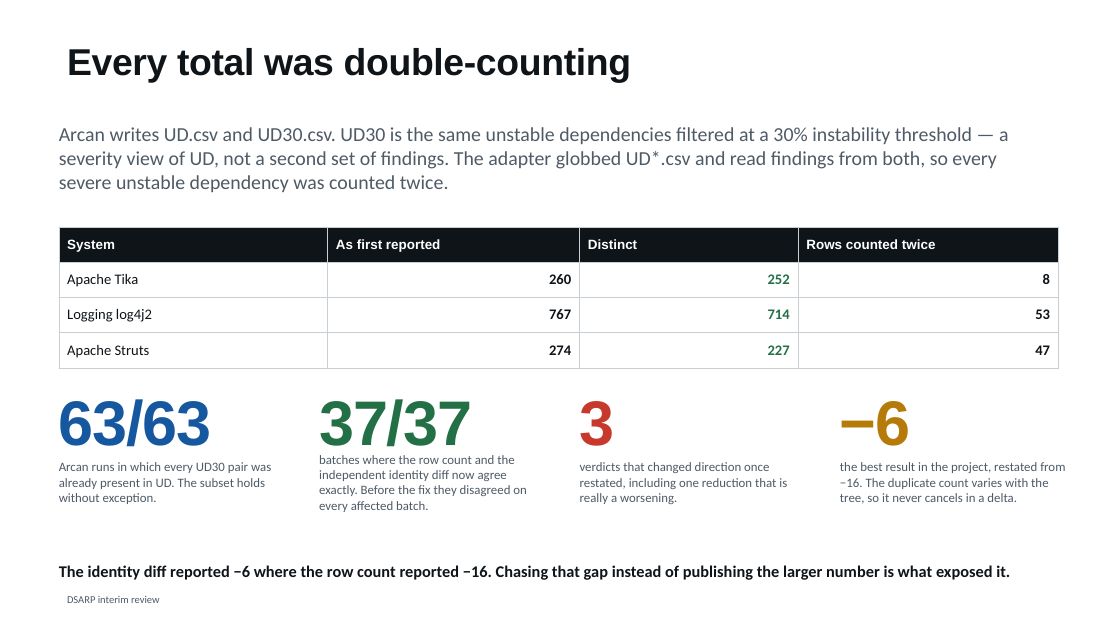
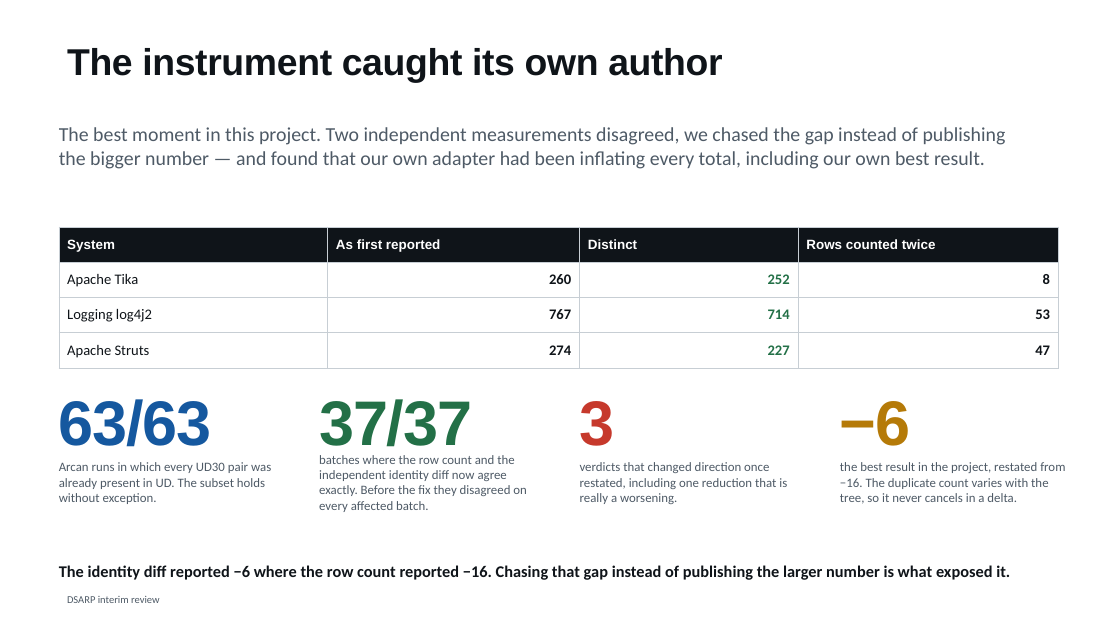
Before and after one commit to shimoriki/DSARPProject, a slide deck: slide 28 of docs/DSARP_interim_review.pptx (slide 27 before the commit). Drawn at 1120x630 pixels with LibreOffice and Linux fonts; fonts in the diff are those of the drawing. Boxes give left, top, right and bottom in pixels: in the first picture for what was removed or moved away, otherwise in the second. Text is boxed around its words. In the diff, an @@ line names an element or a change of style, - is before the commit and + after.

```diff
--- a/docs/DSARP_interim_review.pptx
+++ b/docs/DSARP_interim_review.pptx
@@ title at [67,48,722,82]: text changed @@
-Every total was double-counting
+The instrument caught its own author
@@ text at [59,127,1006,169]: text changed @@
-Arcan writes UD.csv and UD30.csv. UD30 is the same unstable dependencies filtered at a 30% instability threshold — a severity view of UD, not a second set of findings. The adapter globbed UD*.csv and read findings from both, so every severe unstable dependency was counted twice.
+The best moment in this project. Two independent measurements disagreed, we chased the gap instead of publishing the bigger number — and found that our own adapter had been inflating every total, including our own best result.
```
Also in this commit, not shown: 35 other slides changed, 2 slides added, 3 other files.
